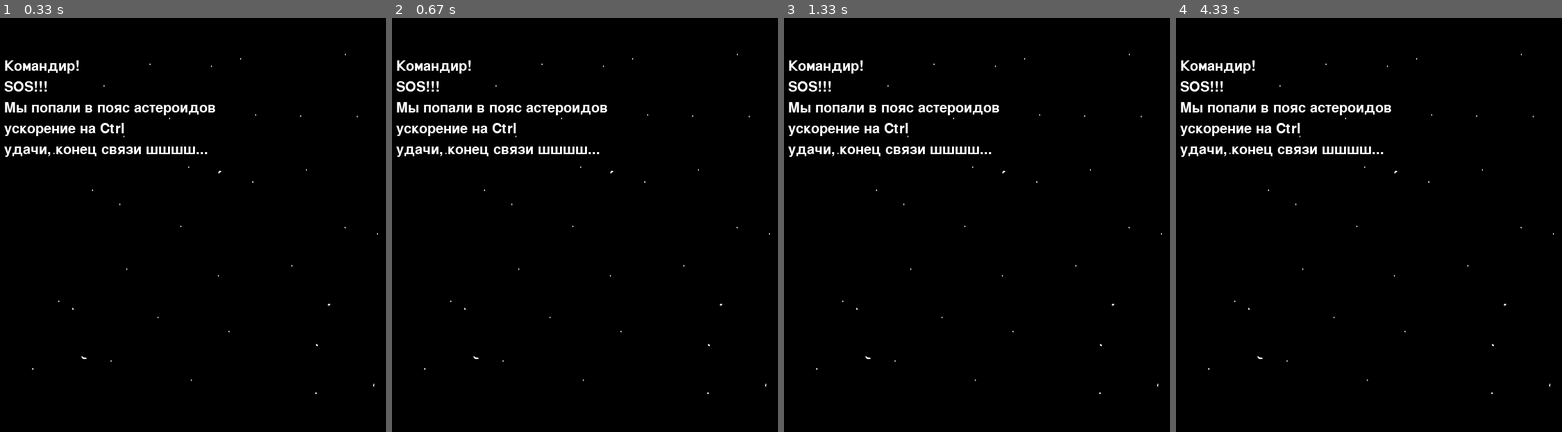
Above: before the commit, frames 1-4 (left to right).
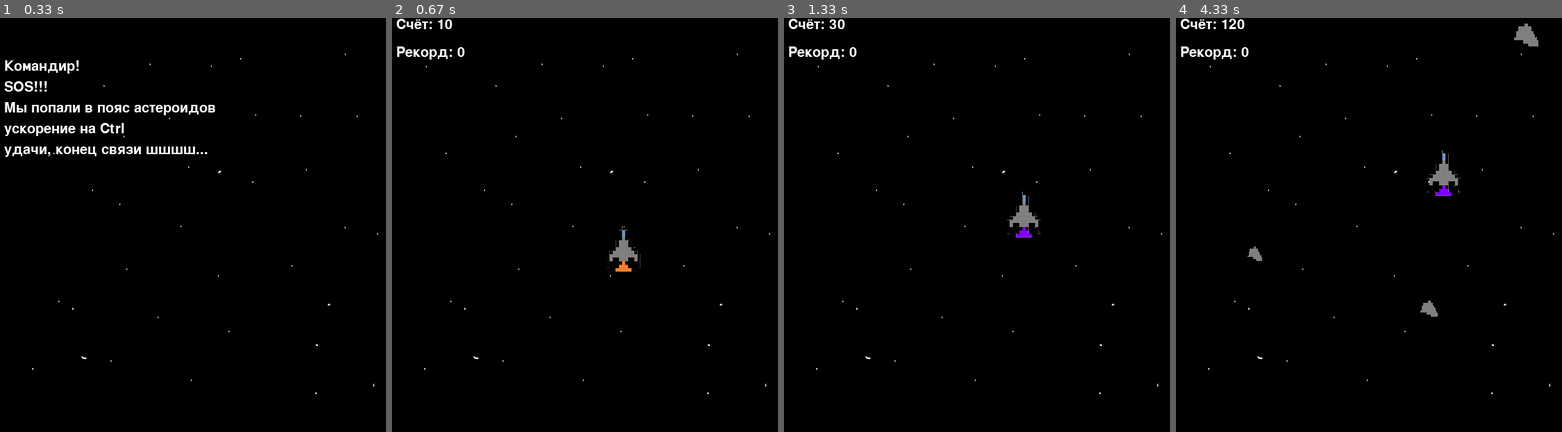
Above: after the commit, the same moments.

Repository: hrefrfefr/Project_PyGame_Volkov_Kugashev
Game: pygame game, started from main.py
Same seed, same stepped clock (60 frames per second), same inputs: the game is played once before the commit and once after it.
Inputs:
- Up to frame 1 (0.33 s): no input
- Up to frame 2 (0.67 s): hold Right from 0.33 s (still down)
- Up to frame 3 (1.33 s): release Right at 0.8 s; tap Ctrl at 0.83, 1.23 s; hold Up from 1.17 s (still down)
- Up to frame 4 (4.33 s): release Up at 1.47 s; hold Right 1.5-1.97 s; tap Ctrl at 1.57, 1.87, 2.07, 2.37, 2.63, 2.97, 3.27, 3.4, 3.8, 4.1 s; hold Left 2-2.53 s; hold Down 2.57-2.87 s; hold Left 2.9-3.3 s; hold Up 3.33-3.7 s; hold Right from 3.73 s (still down)

Frame 1 is identical in both runs. In frame 2, 2.7% of the frame differs, in the area x 1-65%, y 0-62%; in frame 3, 2.7%; in frame 4, 3.1%, in the area x 1-94%, y 0-73%.

Commit message:
main.py
it is all

Diff:
--- a/main.py
+++ b/main.py
@@ -227,3 +227,64 @@
             asteroid = Asteroid()
             asteroid.generate()
             asteroids.append(asteroid)
+
+        if moveLeft and player.rect.left > 0:
+            player.rect.move_ip(-1 * player.speed, 0)
+        if moveRight and player.rect.right < width:
+            player.rect.move_ip(player.speed, 0)
+        if moveUp and player.rect.top > 0:
+            player.rect.move_ip(0, -1 * player.speed)
+        if moveDown and player.rect.bottom < height:
+            player.rect.move_ip(0, player.speed)
+
+        for a in asteroids:
+            a.update()
+
+        for a in asteroids[:]:
+            if a.rect.top > height:
+                asteroids.remove(a)
+
+        if speed_up:
+            if pygame.time.get_ticks() - speedtime <= 5000:
+                player.speed_up()
+            else:
+                speed_up = False
+                player.speed_down()
+                recharge = True
+                rechargetime = pygame.time.get_ticks()
+
+        screen.blit(load_image('background.png'), load_image('background.png').get_rect())
+
+        if recharge:
+            if pygame.time.get_ticks() - rechargetime <= 10000:
+                write_Text('До перезарядки: %s' % ((10000 - pygame.time.get_ticks() + rechargetime) // 1000 + 1), font, screen, width / 2, 0)
+            else:
+                rechargetime = 600
+                recharge = False
+
+        write_Text('Счёт: %s' % (score), font, screen, 10, 0)
+        write_Text('Рекорд: %s' % (topScore), font, screen, 10, 40)
+
+        screen.blit(player.image, player.rect)
+
+        for a in asteroids:
+            screen.blit(a.image, a.rect)
+
+
+        pygame.display.flip()
+        clock.tick(fps)
+
+    pygame.mixer.music.stop()
+    gameover.play()
+    text = font.render("ИГРА ОКОНЧЕНА!", True, (100, 255, 100))
+    text_x = width // 3
+    text_y = height // 3
+    text_w = text.get_width()
+    text_h = text.get_height()
+    screen.blit(text, (text_x, text_y))
+    pygame.draw.rect(screen, (0, 255, 0), (text_x - 10, text_y - 10,
+                                           text_w + 20, text_h + 20), 1)
+
+    pygame.display.flip()
+    Key()
+    gameover.stop()
